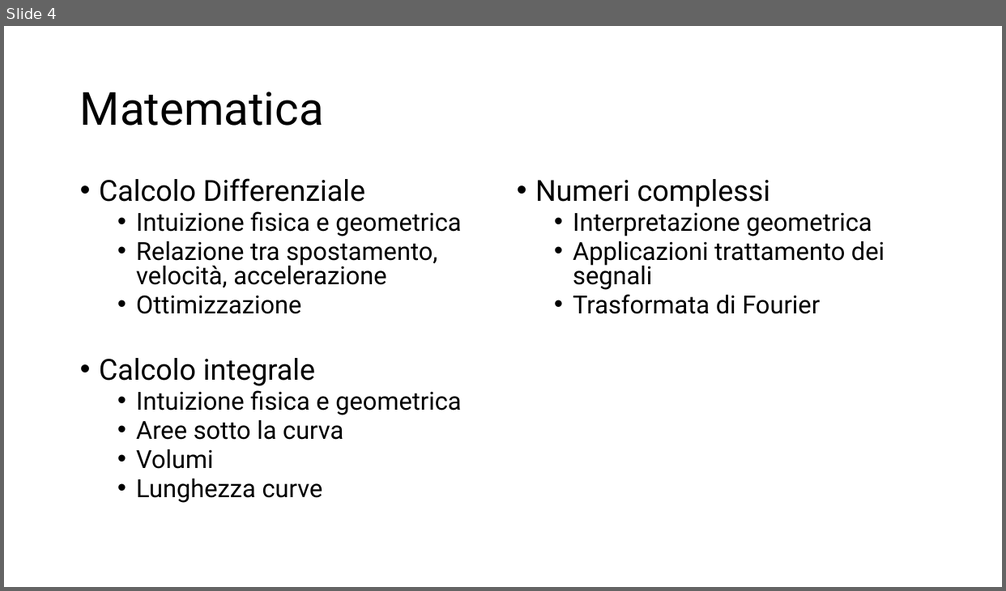
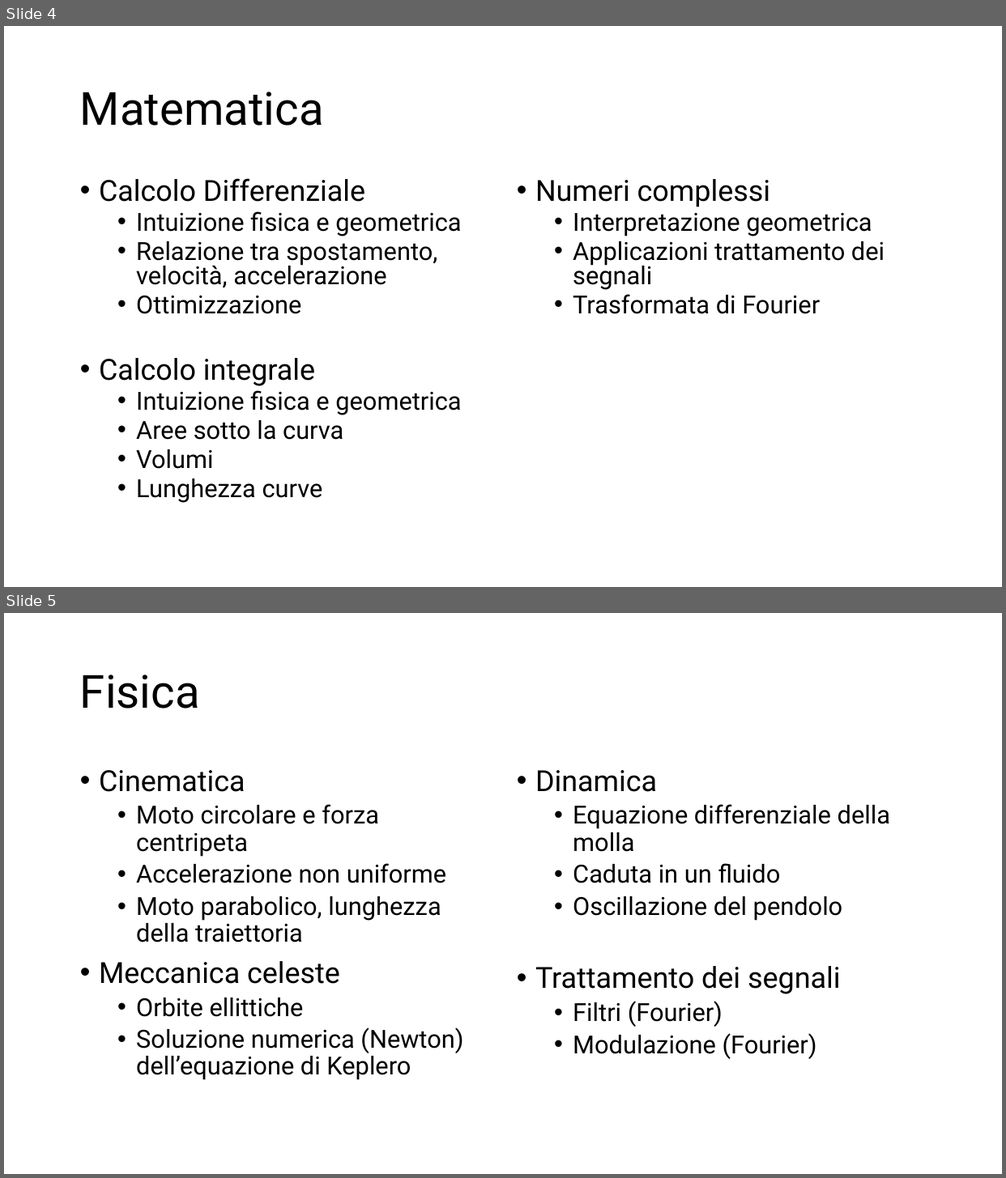
Before and after one commit to fulviof79/50-Ingenium, a slide deck: Ingenium.pptx. Shown one above the other, each under a label of ours: slide 4 before the commit, slides 4 and 5 after it. The pictures are 1006x591 and 1006x1178 pixels, drawn with LibreOffice and Linux fonts; fonts in the diff are those of the drawing. Boxes give left, top, right and bottom in pixels: in the first picture for what was removed or moved away, otherwise in the second. Text is boxed around its words. In the diff, an @@ line names an element or a change of style, - is before the commit and + after.

Commit message:
presentazione

```diff
--- a/Ingenium.pptx
+++ b/Ingenium.pptx
@@ slide 5 added at <box>4,613,1002,1174</box>, background #FFFFFF @@
@@ title added at <box>80,675,200,709</box>, 44 pt, text #000000 @@
+Fisica
@@ text added at <box>99,770,463,1080</box>, 24 pt, text #000000 @@
+• Cinematica
+  • Moto circolare e forza centripeta
+  • Accelerazione non uniforme
+  • Moto parabolico, lunghezza della traiettoria
+• Meccanica celeste
+  • Orbite ellittiche
+  • Soluzione numerica (Newton) dell’equazione di Keplero
@@ text added at <box>535,770,890,1059</box>, 24 pt, text #000000 @@
+• Dinamica
+  • Equazione differenziale della molla
+  • Caduta in un fluido
+  • Oscillazione del pendolo
+• Trattamento dei segnali
+  • Filtri (Fourier)
+  • Modulazione (Fourier)
```
Also in this commit, not shown: 1 slide removed.
